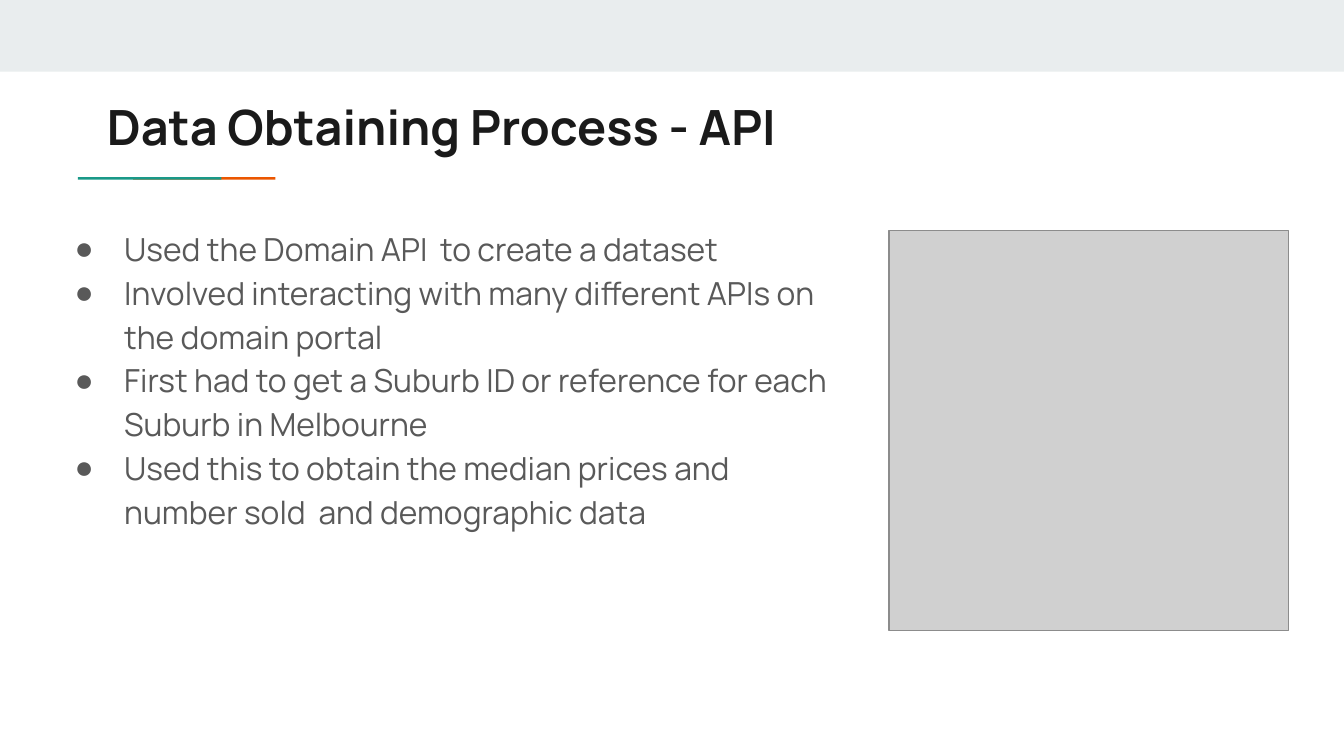
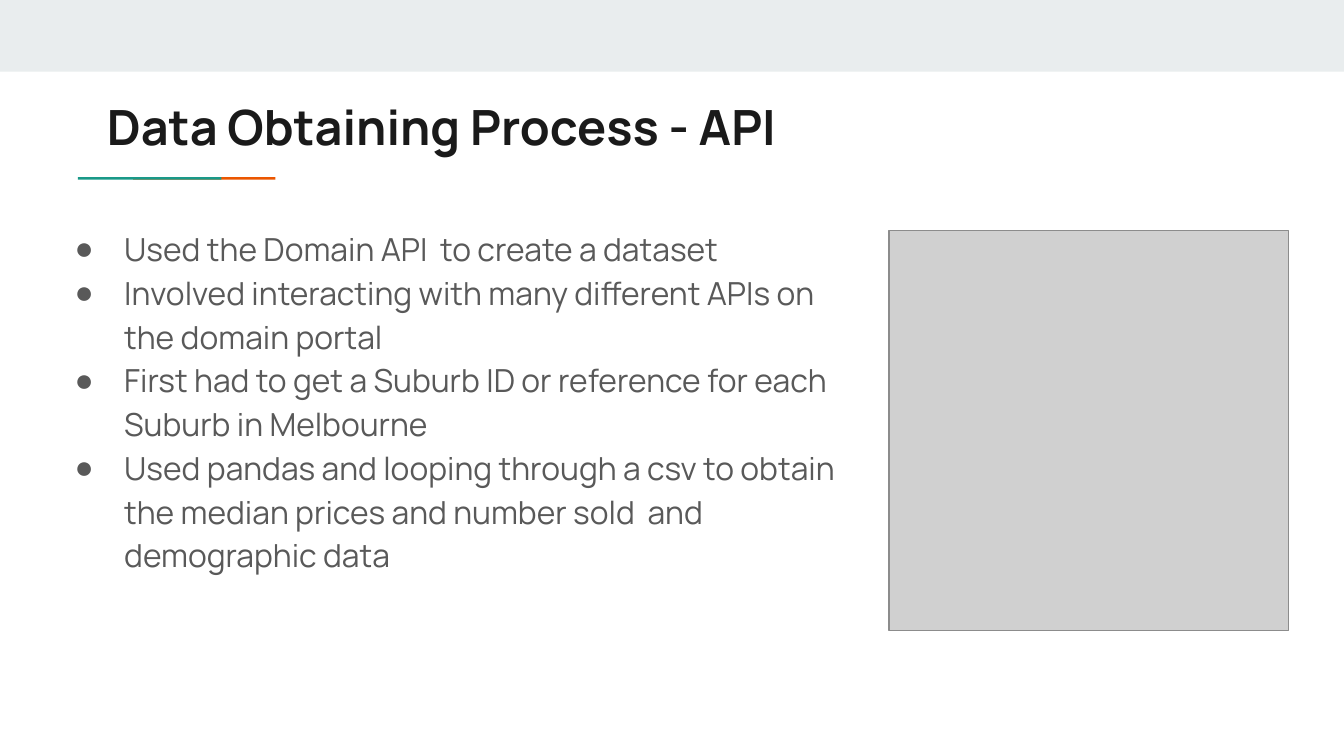
Before and after one commit to sdee10/Project1, a slide deck: slide 3 of yellow_elephants_final_presentation.pptx. Drawn at 1344x756 pixels with LibreOffice and Linux fonts; fonts in the diff are those of the drawing; grey boxes stand for pictures. Boxes give left, top, right and bottom in pixels: in the first picture for what was removed or moved away, otherwise in the second. Text is boxed around its words. In the diff, an @@ line names an element or a change of style, - is before the commit and + after.

Commit message:
Updated presentation

```diff
--- a/yellow_elephants_final_presentation.pptx
+++ b/yellow_elephants_final_presentation.pptx
@@ text at [124, 456, 834, 575]: text changed @@
-● Used this to obtain the median prices and number sold and demographic data
+● Used pandas and looping through a csv to obtain the median prices and number sold and demographic data
```
Also in this commit, not shown: 2 other files.
